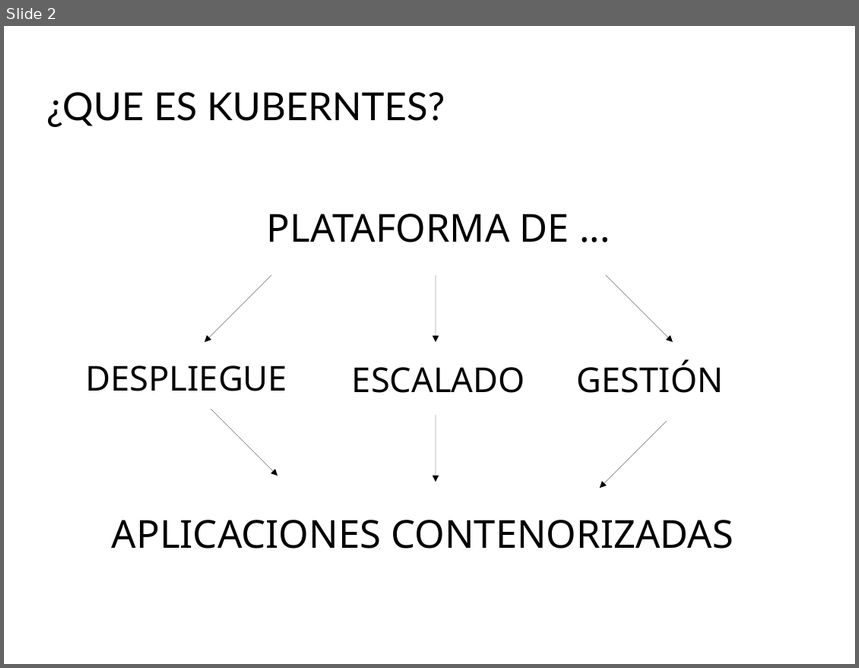
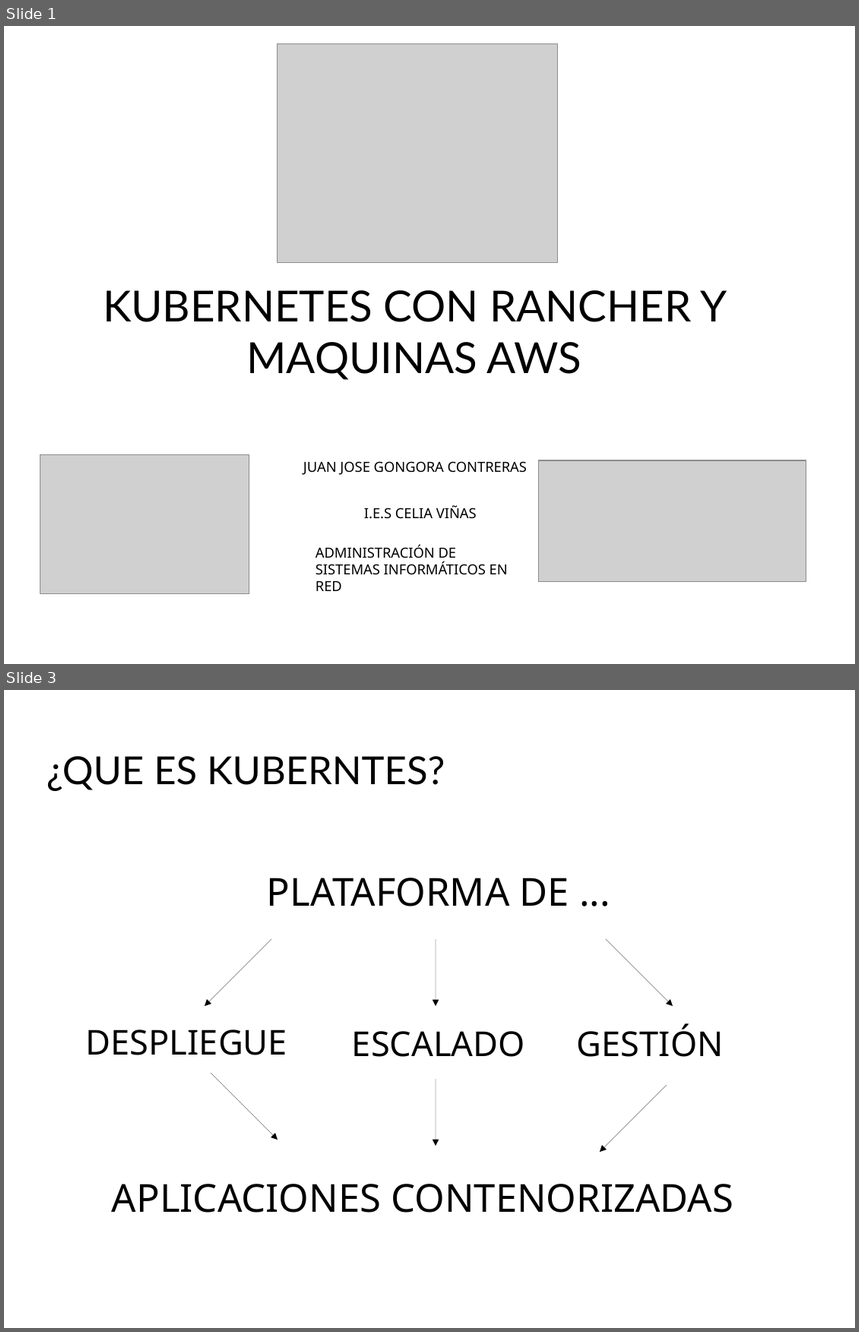
Before and after one commit to Juanjosegongora/kubernetes, a slide deck: proyecto_kubernetes.odp. Shown one above the other, each under a label of ours: slide 2 before the commit, slides 1 and 3 after it; the slides between them are not shown. The pictures are 859x668 and 859x1332 pixels, drawn with LibreOffice and Linux fonts; fonts in the diff are those of the drawing; grey boxes stand for pictures; background and template pictures are left out. Boxes give left, top, right and bottom in pixels: in the first picture for what was removed or moved away, otherwise in the second. Text is boxed around its words. In the diff, an @@ line names an element or a change of style, - is before the commit and + after.

```diff
--- a/proyecto_kubernetes.odp
+++ b/proyecto_kubernetes.odp
@@ slide 1 added at <box>4,26,855,664</box>, background picture (left out) @@
@@ rectangle added at <box>4,26,855,664</box>, fill #FFFFFF, outline #FFFFFF 0 pt @@
@@ picture added at <box>278,44,558,263</box> @@
@@ text added at <box>103,290,728,380</box>, 40 pt, text #000000 @@
+KUBERNETES CON RANCHER Y MAQUINAS AWS
@@ picture added at <box>40,455,249,594</box> @@
@@ text added at <box>303,461,527,475</box>, 13 pt, text #000000 @@
+JUAN JOSE GONGORA CONTRERAS
@@ picture added at <box>539,461,807,582</box> @@
@@ text added at <box>364,506,477,519</box>, 13 pt, text #000000 @@
+I.E.S CELIA VIÑAS
@@ text added at <box>316,545,508,591</box>, 13 pt, text #000000 @@
+ADMINISTRACIÓN DE SISTEMAS INFORMÁTICOS EN RED
@@ what was slide 2 is now slide 3 @@
```
Also in this commit, not shown: 1 slide changed, 1 other slide added, 1 slide removed.
